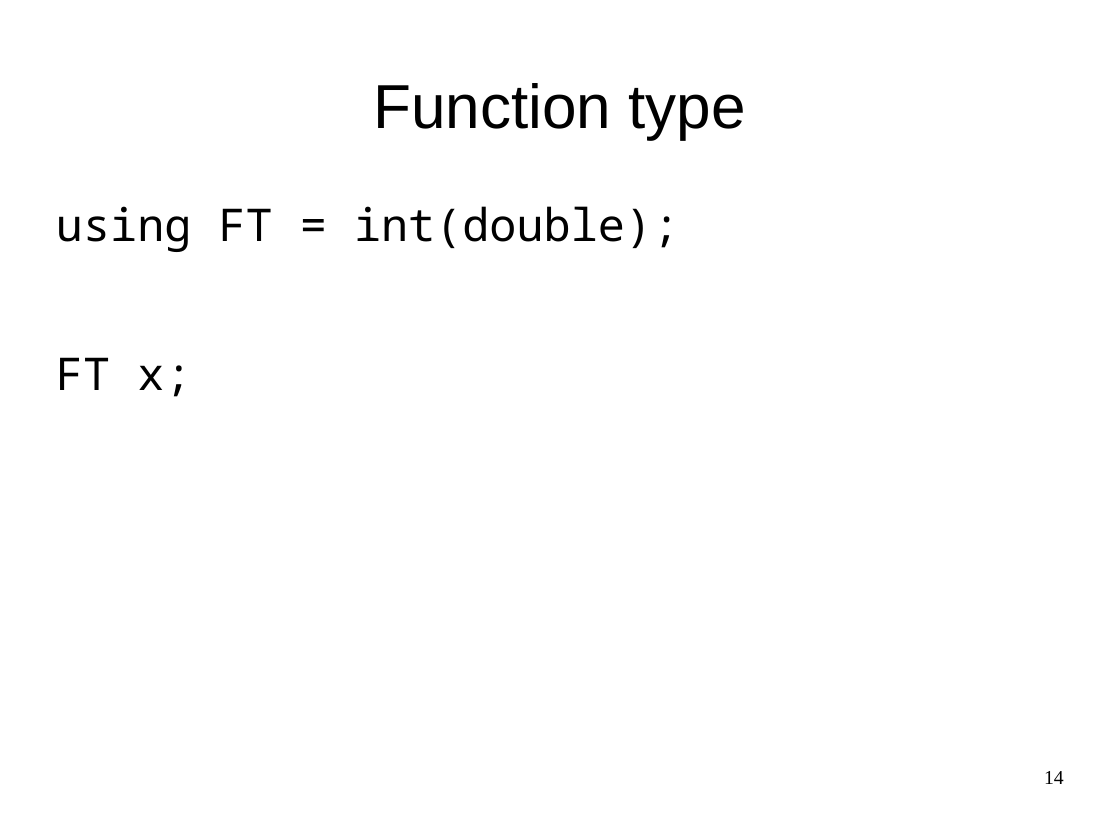
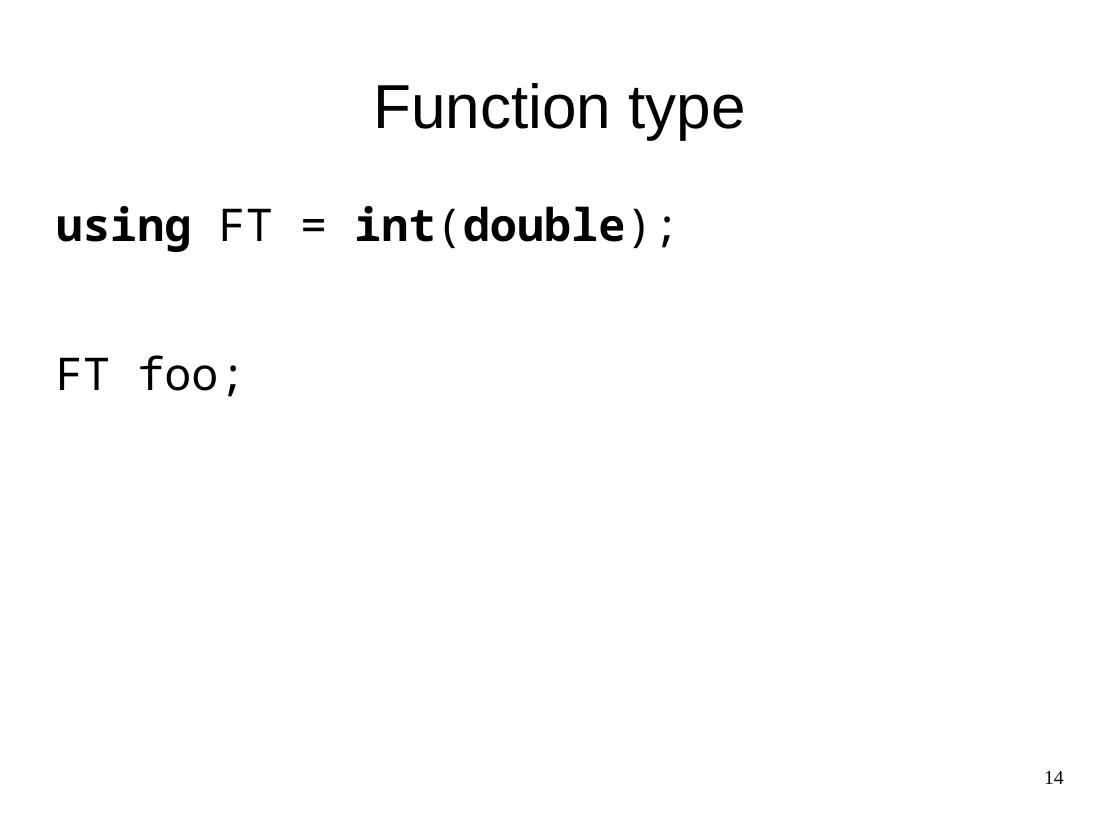
Before and after one commit to maciekgajewski/demystifying_std_function, a slide deck: slide 14 of demystifying-std-function.odp. Drawn at 1120x840 pixels with LibreOffice and Linux fonts; fonts in the diff are those of the drawing. Boxes give left, top, right and bottom in pixels: in the first picture for what was removed or moved away, otherwise in the second. Text is boxed around its words. In the diff, an @@ line names an element or a change of style, - is before the commit and + after.

```diff
--- a/demystifying-std-function.odp
+++ b/demystifying-std-function.odp
@@ text at (56, 206, 679, 252): bold on in "using int(double);" @@
@@ text at (56, 355, 245, 397): text changed @@
-FT x;
+FT foo;
```
Also in this commit, not shown: 22 other slides changed.
